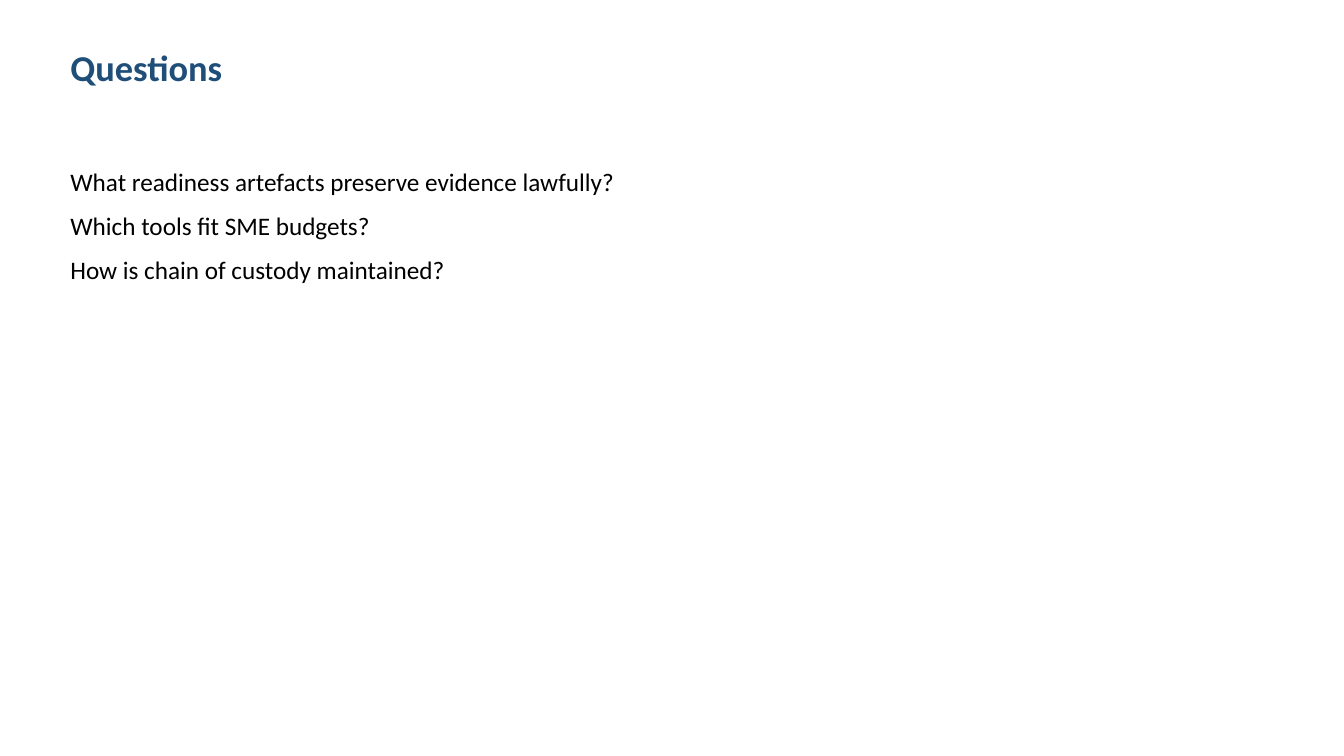
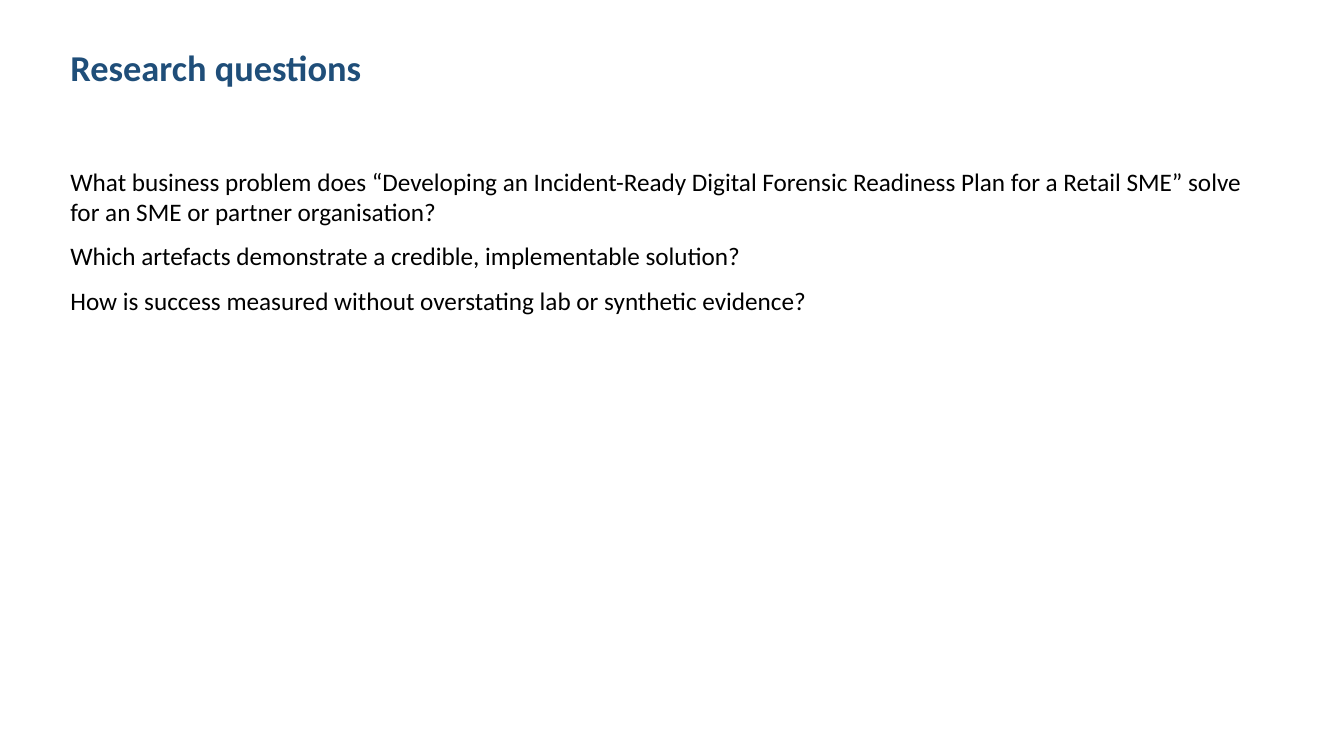
Before and after one commit to shohrabniaz/digital-forensic-readiness-plan, a slide deck: slide 2 of Final_Submission/02_Presentation.pptx. Drawn at 1344x756 pixels with LibreOffice and Linux fonts; fonts in the diff are those of the drawing. Boxes give left, top, right and bottom in pixels: in the first picture for what was removed or moved away, otherwise in the second. Text is boxed around its words. In the diff, an @@ line names an element or a change of style, - is before the commit and + after.

Commit message:
Polish portfolio pack for professional showcase readiness.

```diff
--- a/Final_Submission/02_Presentation.pptx
+++ b/Final_Submission/02_Presentation.pptx
@@ text at bbox=[70, 55, 361, 87]: text changed @@
-Questions
+Research questions
@@ text at bbox=[70, 173, 1241, 315]: text changed @@
-What readiness artefacts preserve evidence lawfully?
-Which tools fit SME budgets?
-How is chain of custody maintained?
+What business problem does “Developing an Incident-Ready Digital Forensic Readiness Plan for a Retail SME” solve for an SME or partner organisation?
+Which artefacts demonstrate a credible, implementable solution?
+How is success measured without overstating lab or synthetic evidence?
```
Also in this commit, not shown: 3 other slides changed, 12 other files.
